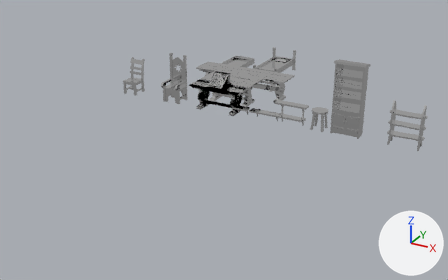
What one commit did to the FBX model Assets/Art/Models/Environment/Furniture.fbx.
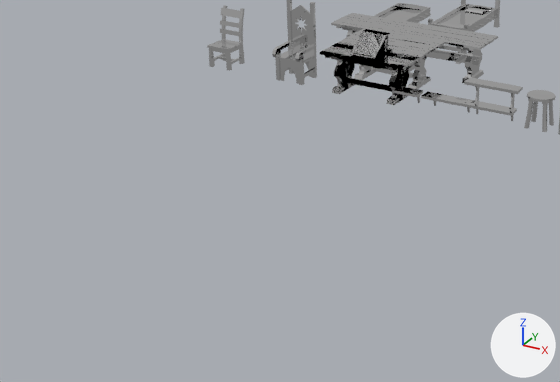
Old and new are each drawn whole from a 50 mm camera at (10.83, -9.34, 8.43) aimed at (1.6, 7.42, 0.04) and again close up on the part from 0% to 74% of the width and 19% to 100% of the height. Lighting does not change. The marker at lower right points along +X, +Y and +Z. Where no turn or scale is listed for an object, it has been applied to the vertices.

The older version as bpy lines, for what is in view:
```python
me_chairnormal_001 = bpy.data.meshes.new('ChairNormal.001')
me_chairnormal_001.from_pydata(...)  # 313 vertices, 239 faces; spans x -0.324..0.324, y -0.316..0.438, z 0.0..1.344
me_chairnormal_001.materials.append(mat_imphenziapixpal)  # its picture is missing
me_shelf = bpy.data.meshes.new('Shelf')
me_shelf.from_pydata(...)  # 68 vertices, 49 faces; spans x -0.6..0.6, y -0.3..0.0, z 0.0..0.307
me_shelf.materials.append(mat_imphenziapixpal)  # its picture is missing
me_tablewritingdesk_001 = bpy.data.meshes.new('TableWritingDesk.001')
me_tablewritingdesk_001.from_pydata(...)  # 644 vertices, 592 faces; spans x -1.04..1.07, y -0.5..0.5, z 0.0..1.38
me_tablewritingdesk_001.materials.append(mat_imphenziapixpal)  # its picture is missing
ob_chairnormal = bpy.data.objects.new('ChairNormal', me_chairnormal_001)
ob_chairnormal.location = (-4.0, 10.0, 0.0)
ob_shelf = bpy.data.objects.new('Shelf', me_shelf)
ob_shelf.location = (2.0, 10.0, 0.0)
ob_tablewritingdesk = bpy.data.objects.new('TableWritingDesk', me_tablewritingdesk_001)
ob_tablewritingdesk.location = (0.0, 10.0, 0.0)
# also in view: 'TableWritingDeskCollider' at (0.01, 10.0, 0.69); 'BedSimple' at (-2.0, 14.99, 0.13); 'ChairElegant' at (-2.0, 9.94, 0.9); 'BedNormal' at (0.0, 15.0, 0.45); 'Stool' at (4.0, 10.0, 0.35)
```
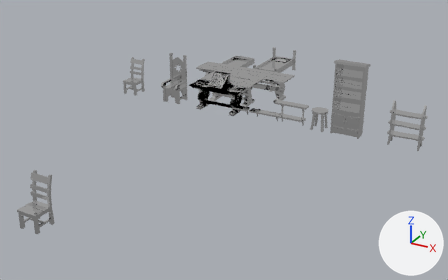
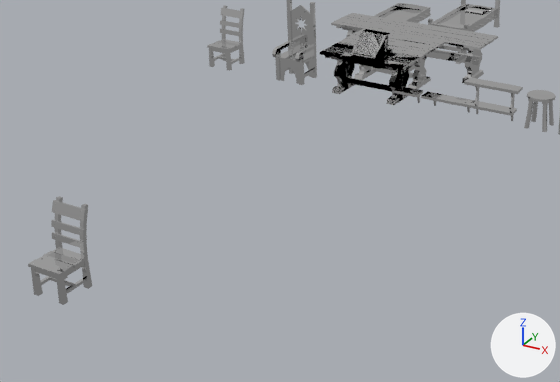
What the commit changed:
Object 'ChairStar.001' (ob_chairstar_001) is new; it shows a copy of the mesh of ob_chairnormal.
Its location is (0.0, 0.4, 0.0).

Location of each change, (x1, y1, x2, y2) in pixels of the close-ups (560 x 382 px):
'ChairStar.001', added
    after: (28, 196, 92, 305)
